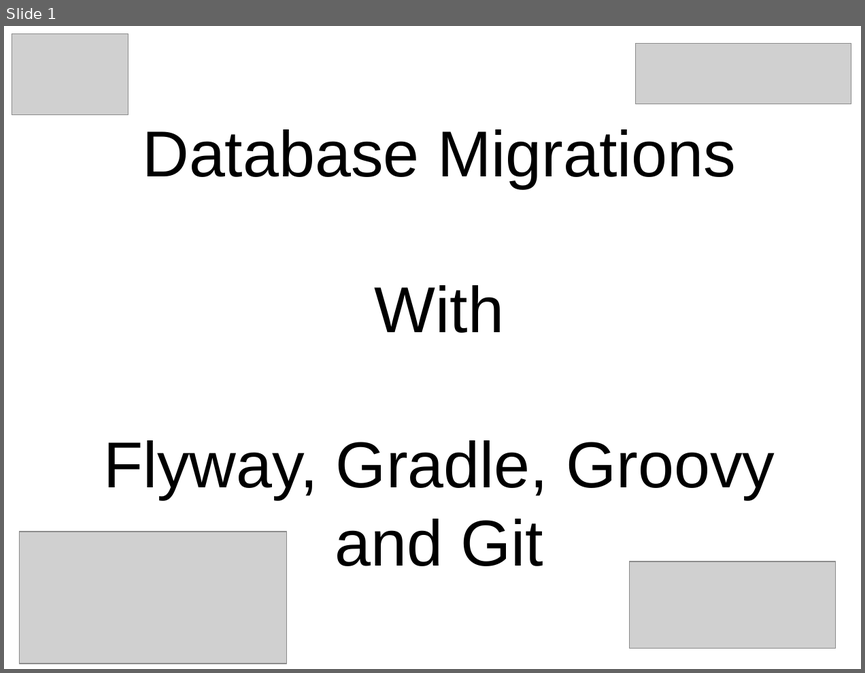
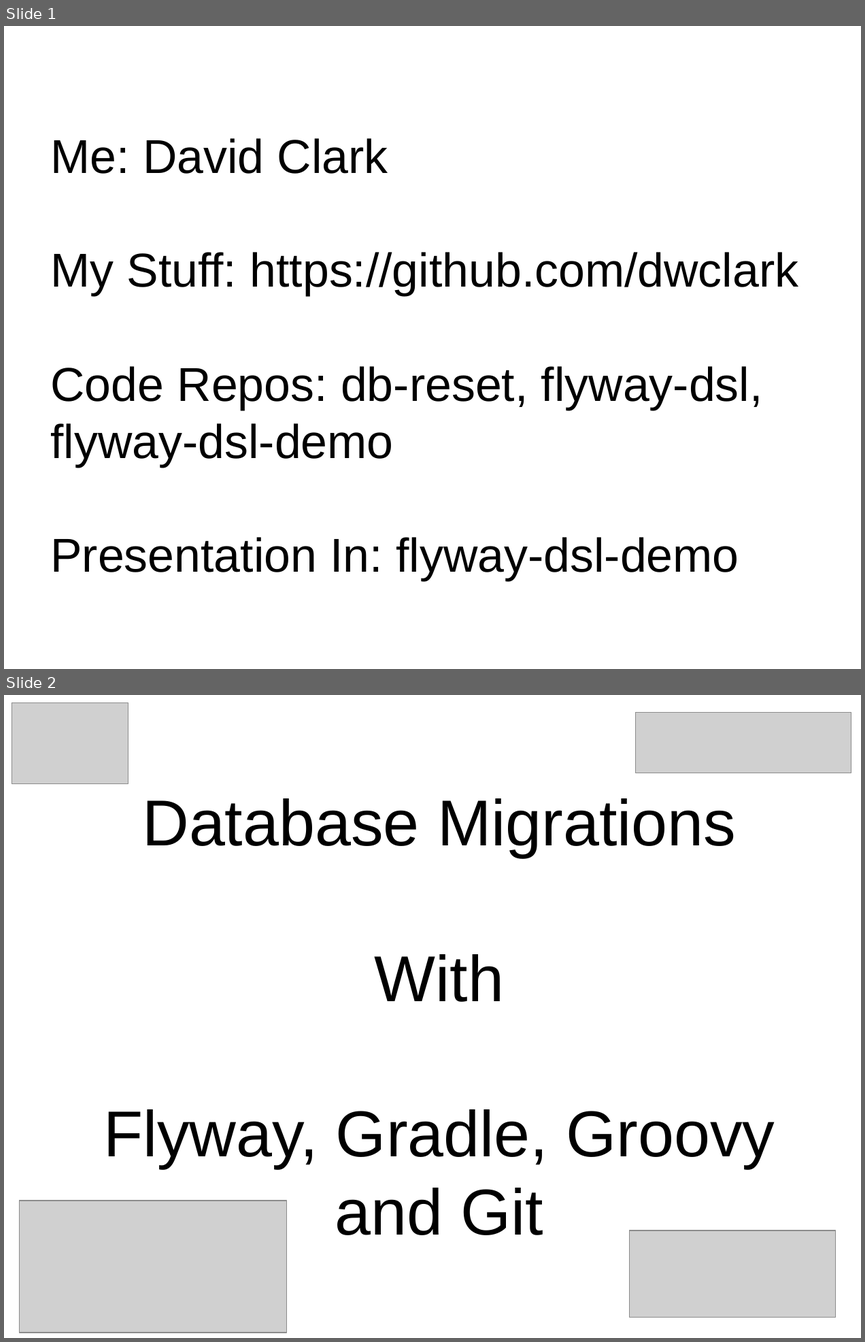
Before and after one commit to dwclark/flyway-dsl-demo, a slide deck: flyway-presentation.odp. Shown one above the other, each under a label of ours: slide 1 before the commit, slides 1 and 2 after it. The pictures are 865x673 and 865x1342 pixels, drawn with LibreOffice and Linux fonts; fonts in the diff are those of the drawing; grey boxes stand for pictures. Boxes give left, top, right and bottom in pixels: in the first picture for what was removed or moved away, otherwise in the second. Text is boxed around its words. In the diff, an @@ line names an element or a change of style, - is before the commit and + after.

```diff
--- a/flyway-presentation.odp
+++ b/flyway-presentation.odp
@@ slide 1 added at bbox=[4, 26, 861, 669], background #FFFFFF @@
@@ text added at bbox=[50, 138, 799, 581], 44 pt, text #000000 @@
+Me: David Clark
+My Stuff: https://github.com/dwclark
+Code Repos: db-reset, flyway-dsl, flyway-dsl-demo
+Presentation In: flyway-dsl-demo
@@ what was slide 1 is now slide 2 @@
```
Also in this commit, not shown: 1 other slide added.
